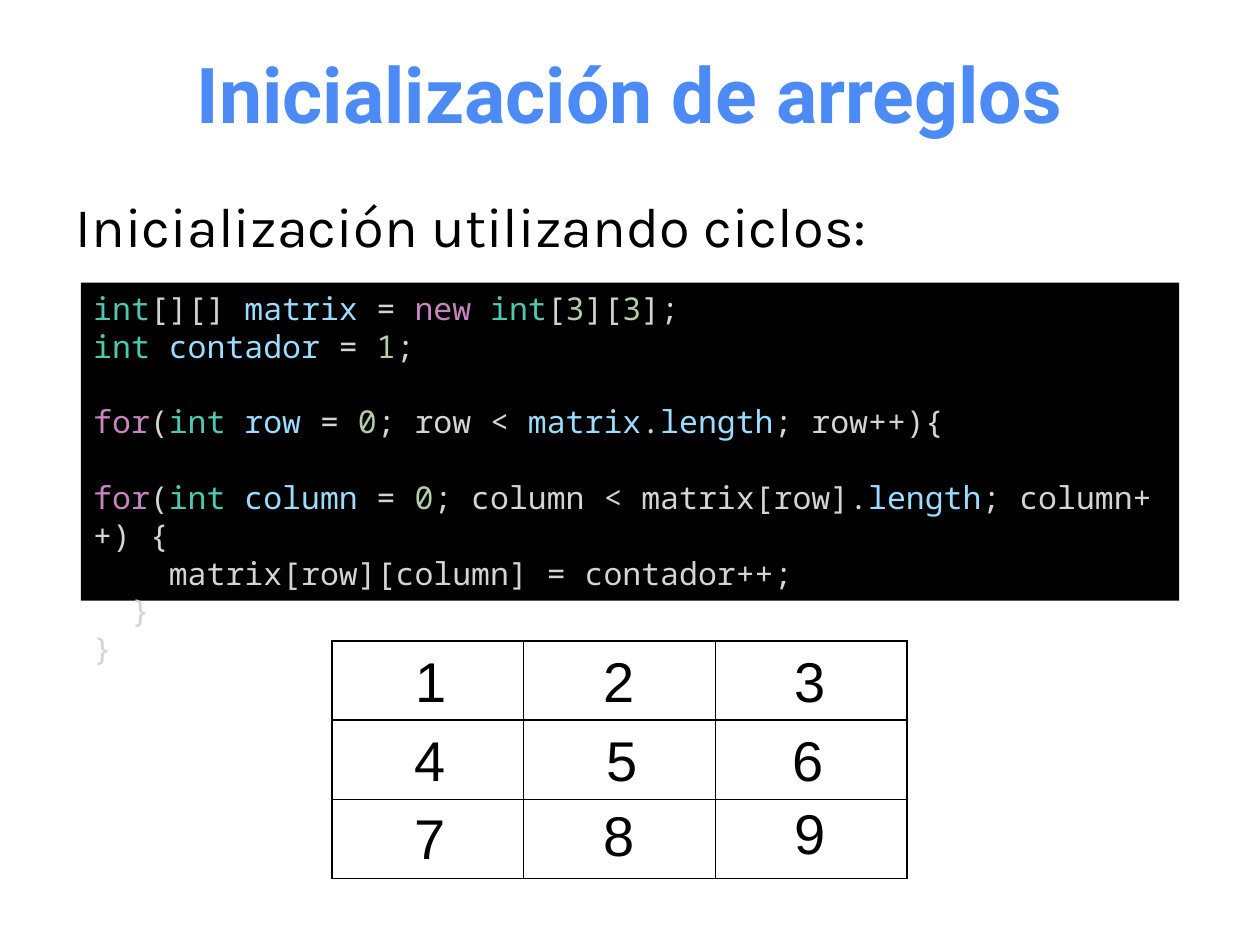
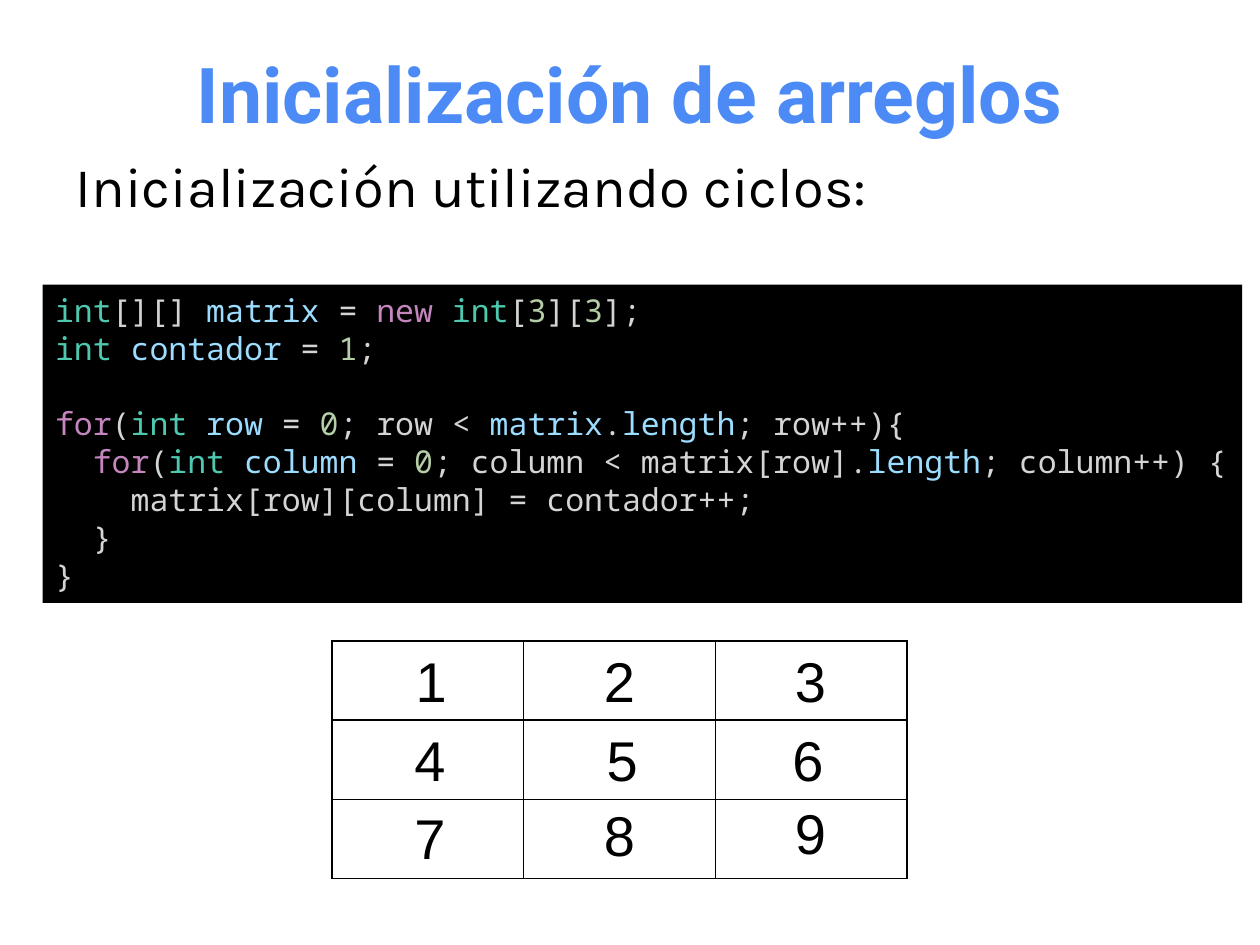
Before and after one commit to OMardil/INFO2, a slide deck: slide 17 of MOD01_Arreglos_multidimensionales/01 Presentacion/INFO2_MOD01-Arreglos_Multidimensionales.pptx. Drawn at 1260x945 pixels with LibreOffice and Linux fonts; fonts in the diff are those of the drawing. Boxes give left, top, right and bottom in pixels: in the first picture for what was removed or moved away, otherwise in the second. Text is boxed around its words. In the diff, an @@ line names an element or a change of style, - is before the commit and + after.

```diff
--- a/MOD01_Arreglos_multidimensionales/01 Presentacion/INFO2_MOD01-Arreglos_Multidimensionales.pptx
+++ b/MOD01_Arreglos_multidimensionales/01 Presentacion/INFO2_MOD01-Arreglos_Multidimensionales.pptx
@@ text "Inicialización utilizando ciclos:": place and size @@
-text "Inicialización utilizando ciclos:" at [76, 204, 866, 248]
+text "Inicialización utilizando ciclos:" at [76, 164, 866, 208]
@@ rectangle "int[][] matrix = new int[3][3];": place and size @@
-rectangle "int[][] matrix = new int[3][3];" at [81, 282, 1179, 600]
+rectangle "int[][] matrix = new int[3][3];" at [43, 285, 1242, 602]
```
Also in this commit, not shown: 4 other slides changed, 1 slide added, 3 slides removed, 1 other file.
